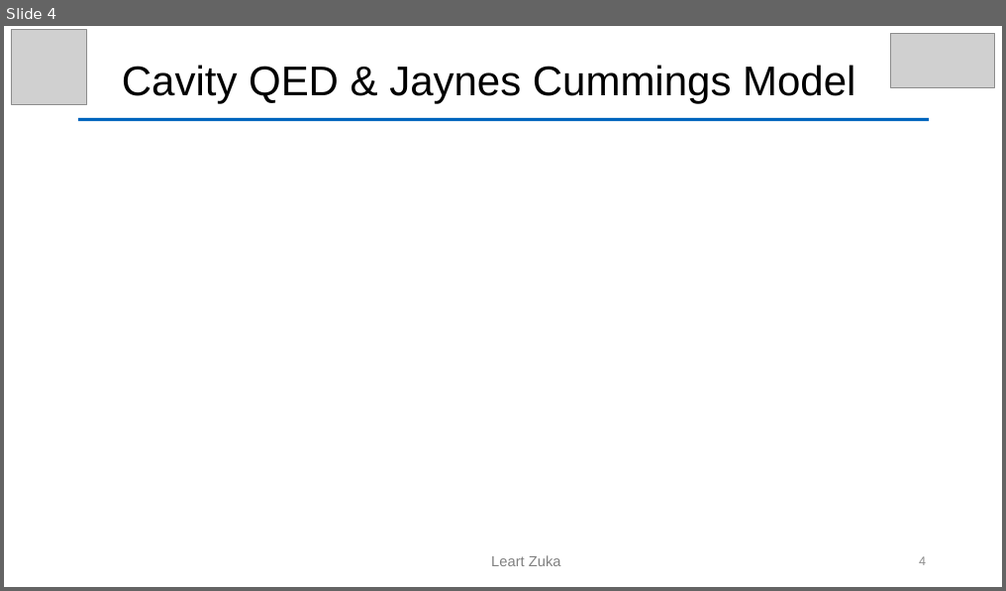
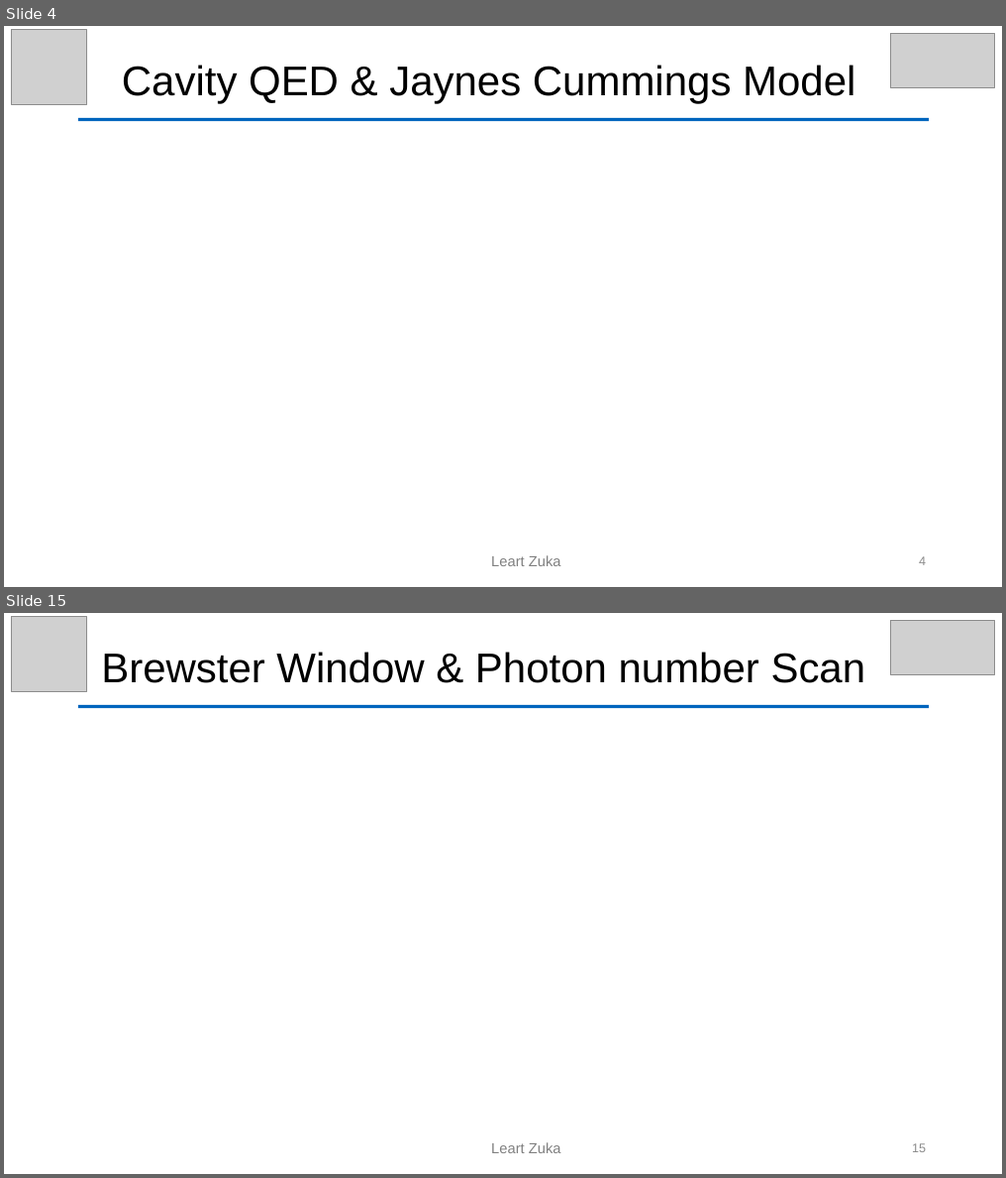
Before and after one commit to leart-zuka/Master_Thesis, a slide deck: presentations/Defense.odp. Shown one above the other, each under a label of ours: slide 4 before the commit, slides 4 and 15 after it; the slides between them are not shown. The pictures are 1006x591 and 1006x1178 pixels, drawn with LibreOffice and Linux fonts; fonts in the diff are those of the drawing; grey boxes stand for pictures. Boxes give left, top, right and bottom in pixels: in the first picture for what was removed or moved away, otherwise in the second. Text is boxed around its words. In the diff, an @@ line names an element or a change of style, - is before the commit and + after.

```diff
--- a/presentations/Defense.odp
+++ b/presentations/Defense.odp
@@ slide 15 added at [4,613,1002,1174], background #FFFFFF @@
@@ picture added at [11,617,86,692] @@
@@ picture added at [890,621,994,674] @@
@@ text added at [101,652,866,683], 40 pt, text #000000 @@
+Brewster Window & Photon number Scan
@@ rectangle added at [78,705,930,708], fill #0065BD @@
@@ text added at [491,1143,561,1154], 14 pt, text #808080 @@
+Leart Zuka
@@ page number added at [912,1144,926,1153], 12 pt, text #8C8C8C @@
+15
```
Also in this commit, not shown: 1 slide changed, 13 other slides added.
